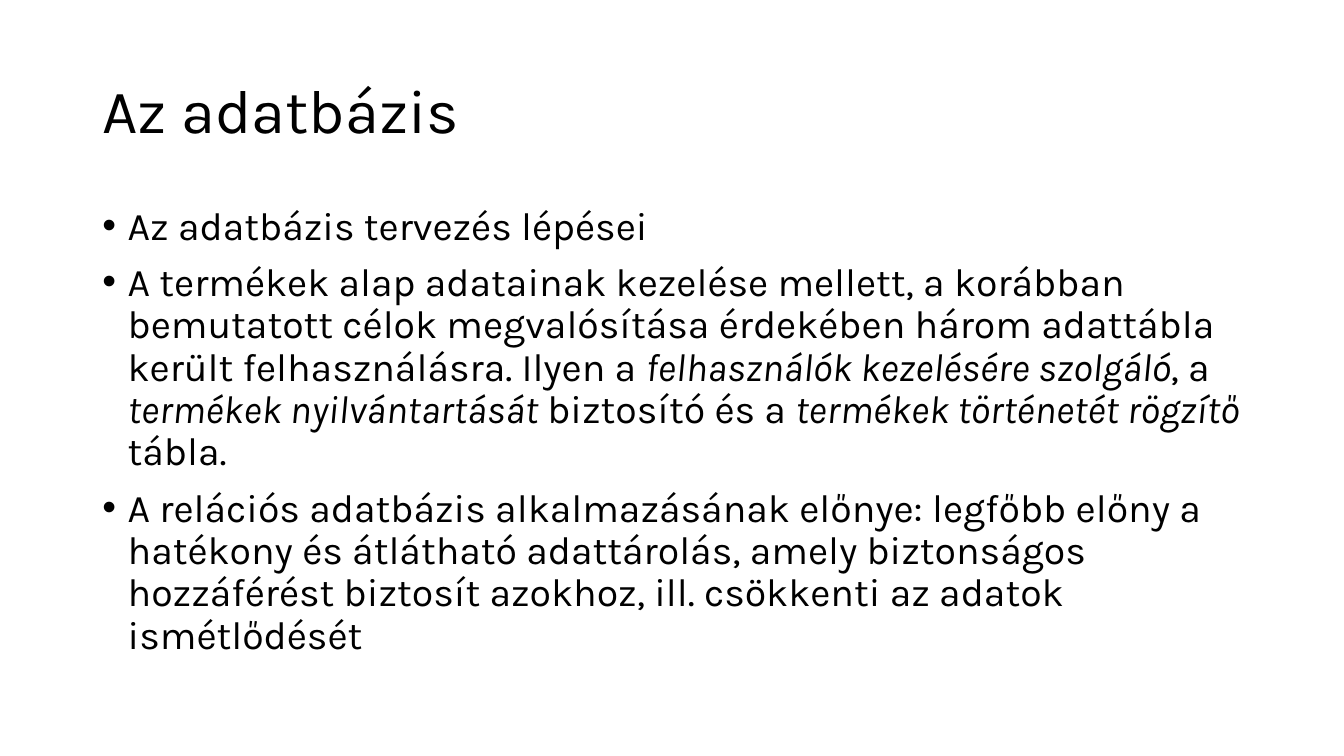
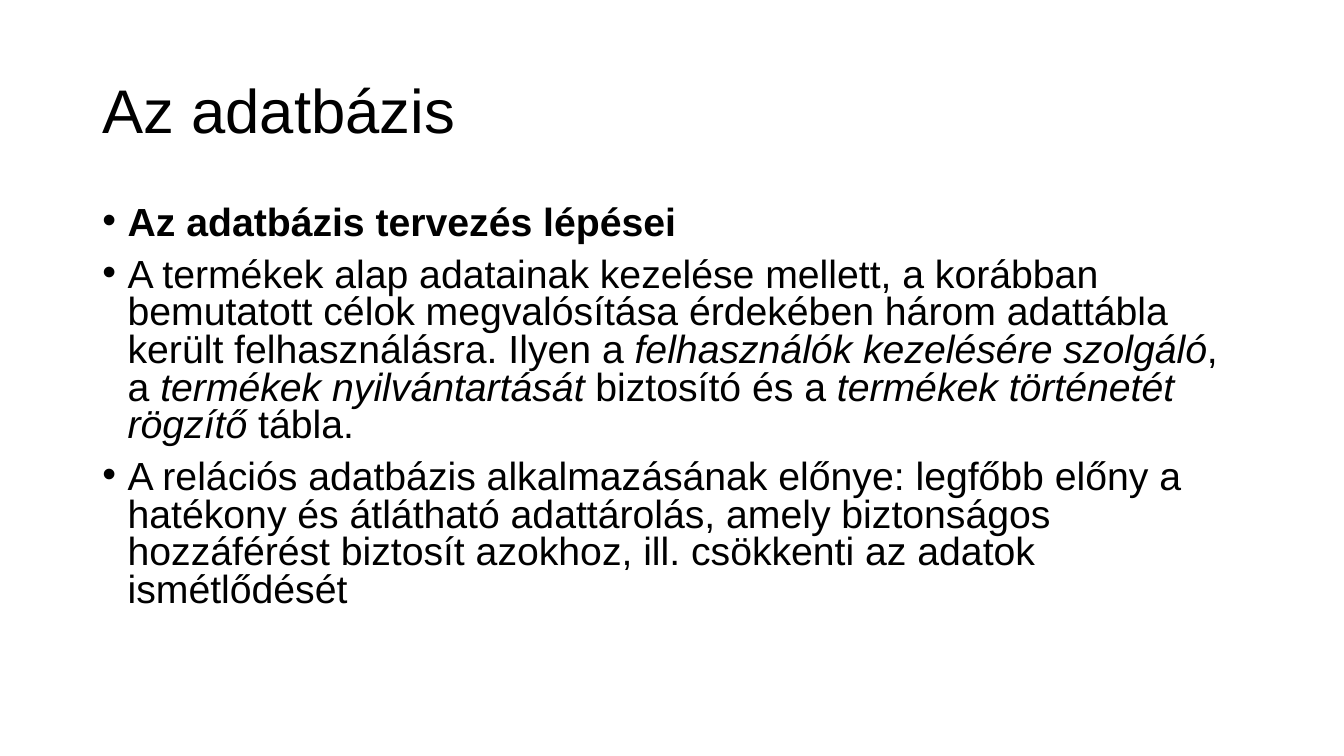
Before and after one commit to Vividia47/raktar, a slide deck: slide 3 of Documentation/exam.pptx. Drawn at 1344x756 pixels with LibreOffice and Linux fonts; fonts in the diff are those of the drawing; background and template pictures are left out. Boxes give left, top, right and bottom in pixels: in the first picture for what was removed or moved away, otherwise in the second. Text is boxed around its words. In the diff, an @@ line names an element or a change of style, - is before the commit and + after.

```diff
--- a/Documentation/exam.pptx
+++ b/Documentation/exam.pptx
@@ title "Az adatbázis" at (102,87,455,134): font Karla to Arial @@
@@ text "Az adatbázis tervezés lépései" at (128,207,1217,604): font Karla to Arial; bold on in "Az adatbázis tervezés lépései"; line spacing 0.9 to 0.8; less space between paragraphs @@
```
Also in this commit, not shown: 6 other slides changed, 10 slides added.
